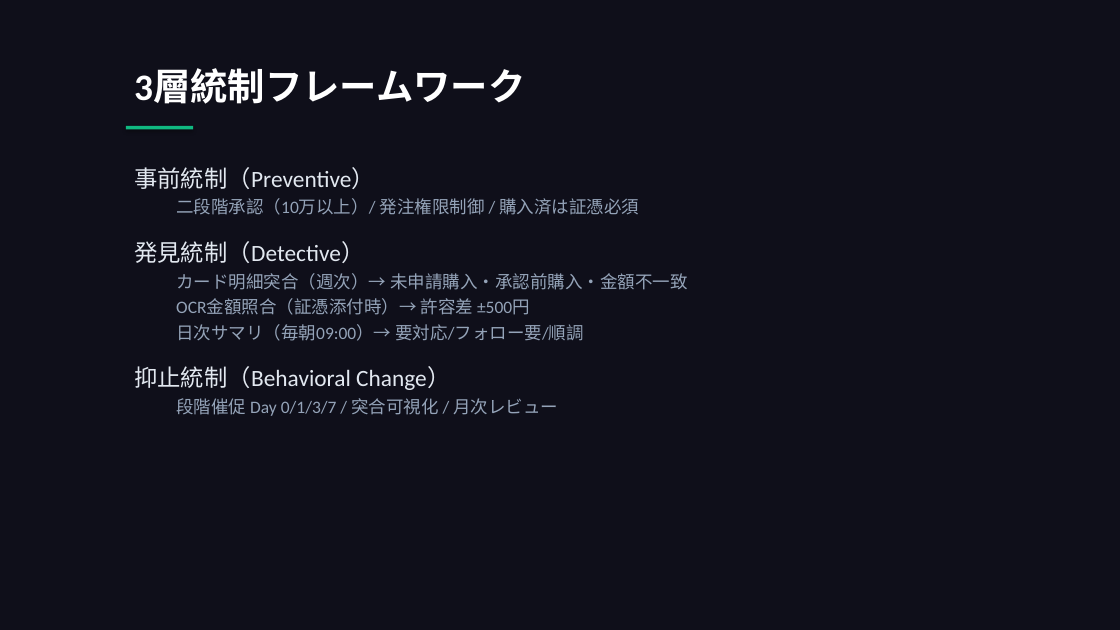
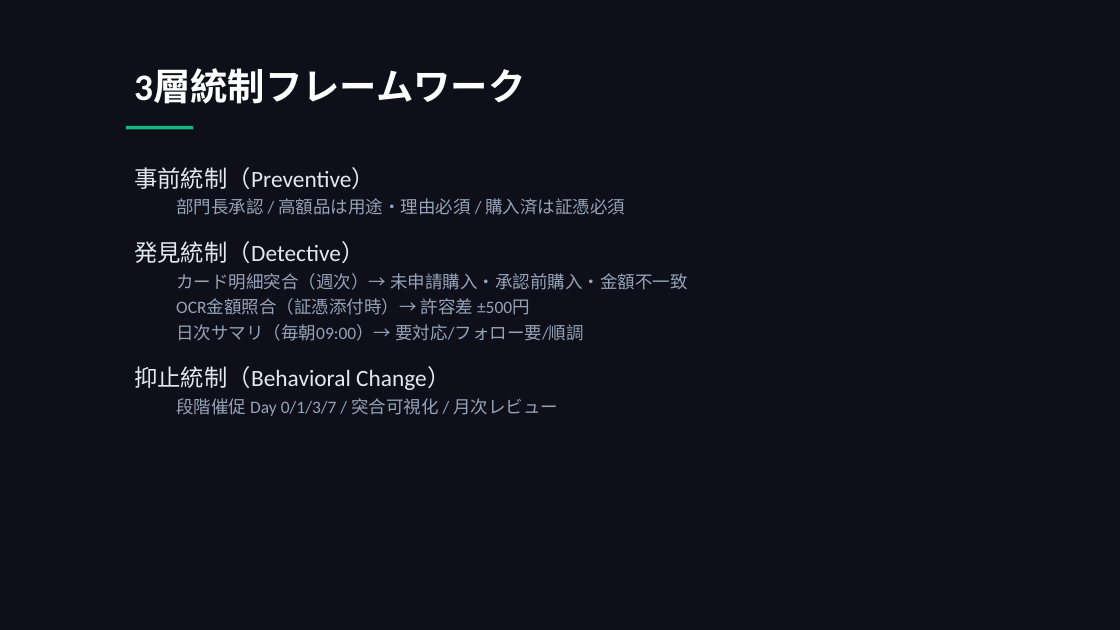
Before and after one commit to takeshiizawa123/next-procurement-poc, a slide deck: slide 18 of docs/operational-guide.pptx. Drawn at 1120x630 pixels with LibreOffice and Linux fonts; fonts in the diff are those of the drawing. Boxes give left, top, right and bottom in pixels: in the first picture for what was removed or moved away, otherwise in the second. Text is boxed around its words. In the diff, an @@ line names an element or a change of style, - is before the commit and + after.

```diff
--- a/docs/operational-guide.pptx
+++ b/docs/operational-guide.pptx
@@ text at (176,198,625,215): text changed @@
-  二段階承認（10万以上）/ 発注権限制御 / 購入済は証憑必須
+  部門長承認 / 高額品は用途・理由必須 / 購入済は証憑必須
```
Also in this commit, not shown: 9 other slides changed, 1 slide removed, 5 other files.
